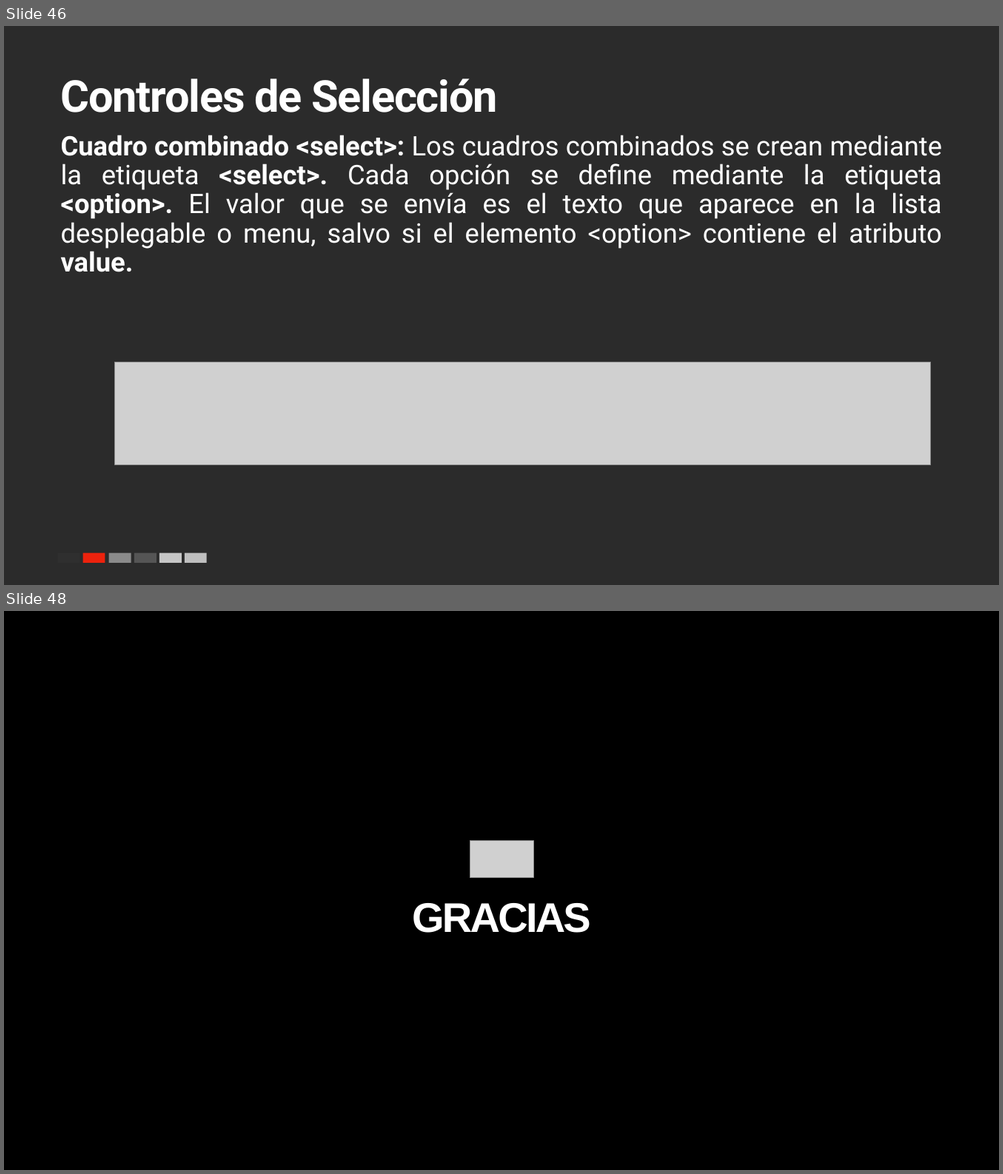
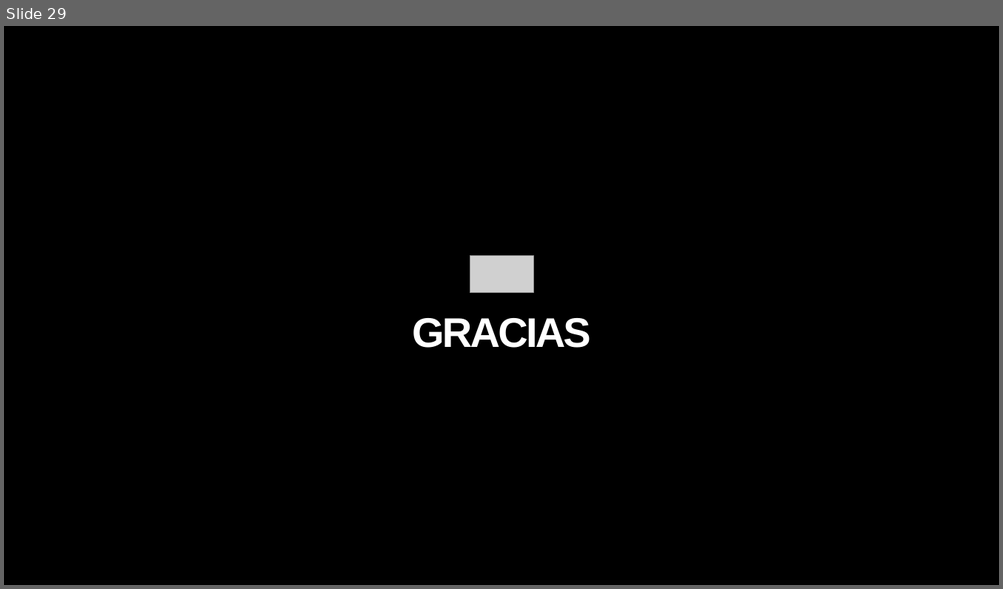
Before and after one commit to emaravi/DEW, a slide deck: sesion02/S02- HTML y JS.pptx. Shown one above the other, each under a label of ours: slides 46 and 48 before the commit, slide 29 after it; the slides between them are not shown. The pictures are 1003x1174 and 1003x589 pixels, drawn with LibreOffice and Linux fonts; fonts in the diff are those of the drawing; grey boxes stand for pictures; background and template pictures are left out; a plain dark background stands for a picture behind light text. Boxes give left, top, right and bottom in pixels: in the first picture for what was removed or moved away, otherwise in the second. Text is boxed around its words. In the diff, an @@ line names an element or a change of style, - is before the commit and + after.

```diff
--- a/sesion02/S02- HTML y JS.pptx
+++ b/sesion02/S02- HTML y JS.pptx
@@ slide 46 removed at (4, 26, 999, 585), background picture (left out) @@
@@ title removed at (61, 79, 498, 113) @@
-Controles de Selección
@@ text removed at (61, 135, 942, 272) @@
-Cuadro combinado <select>: Los cuadros combinados se crean mediante la etiqueta <select>. Cada opción se define mediante la etiqueta <option>. El valor que se envía es el texto que aparece en la lista desplegable o menu, salvo si el elemento <option> contiene el atributo value.
@@ picture removed at (115, 362, 930, 466) @@
@@ group removed at (58, 554, 207, 563): 6 rectangles @@
@@ what was slide 48 is now slide 29 @@
```
Also in this commit, not shown: 18 other slides removed, 1 other file.
